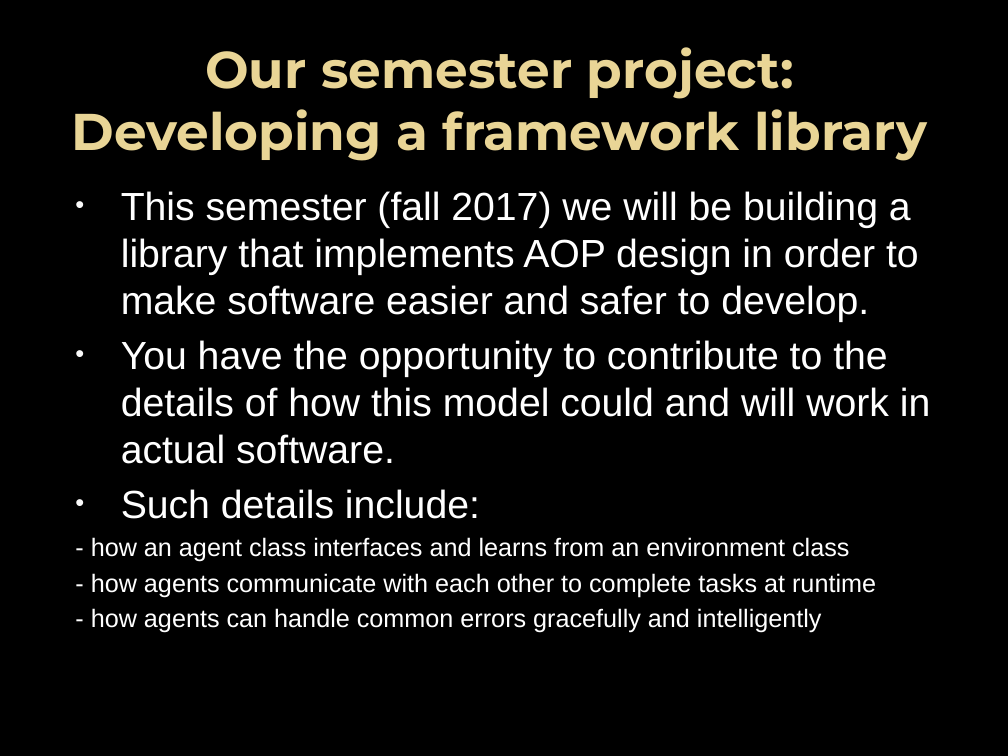
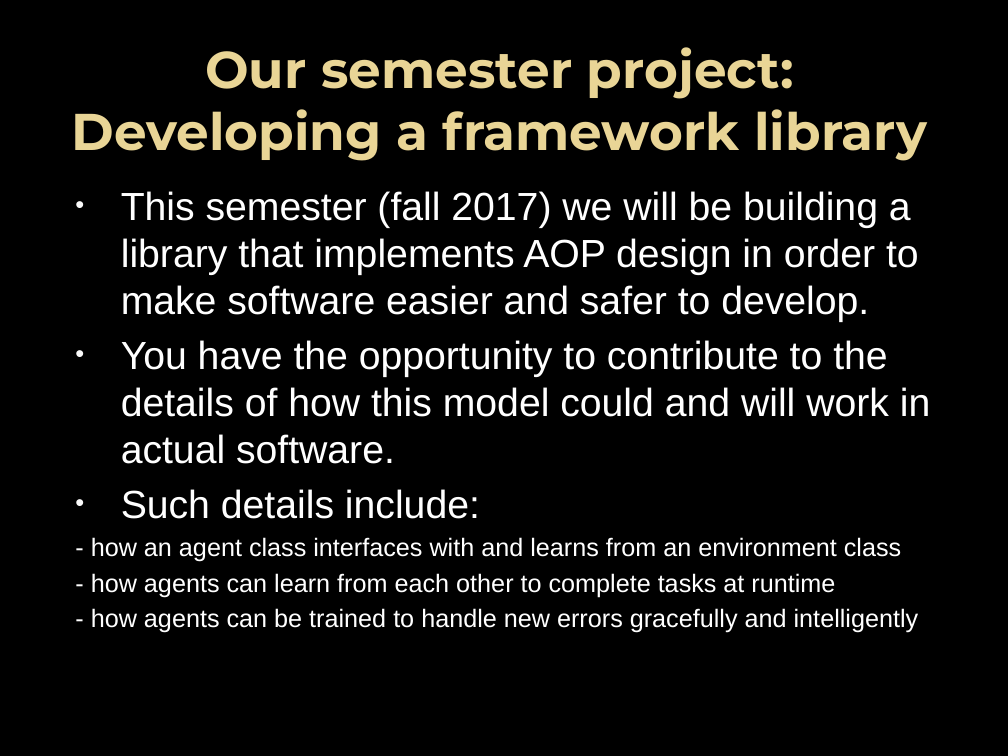
Before and after one commit to sai-byui/sessions, a slide deck: slide 13 of Fall 17/Agent Oriented Programming.pptx (slide 12 before the commit). Drawn at 1008x756 pixels with LibreOffice and Linux fonts; fonts in the diff are those of the drawing; background and template pictures are left out. Boxes give left, top, right and bottom in pixels: in the first picture for what was removed or moved away, otherwise in the second. Text is boxed around its words. In the diff, an @@ line names an element or a change of style, - is before the commit and + after.

```diff
--- a/Fall 17/Agent Oriented Programming.pptx
+++ b/Fall 17/Agent Oriented Programming.pptx
@@ text at box(91, 537, 919, 633): text changed @@
-- how an agent class interfaces and learns from an environment class
-- how agents communicate with each other to complete tasks at runtime
-- how agents can handle common errors gracefully and intelligently
+- how an agent class interfaces with and learns from an environment class
+- how agents can learn from each other to complete tasks at runtime
+- how agents can be trained to handle new errors gracefully and intelligently
```
Also in this commit, not shown: 4 other slides changed, 1 slide added.
